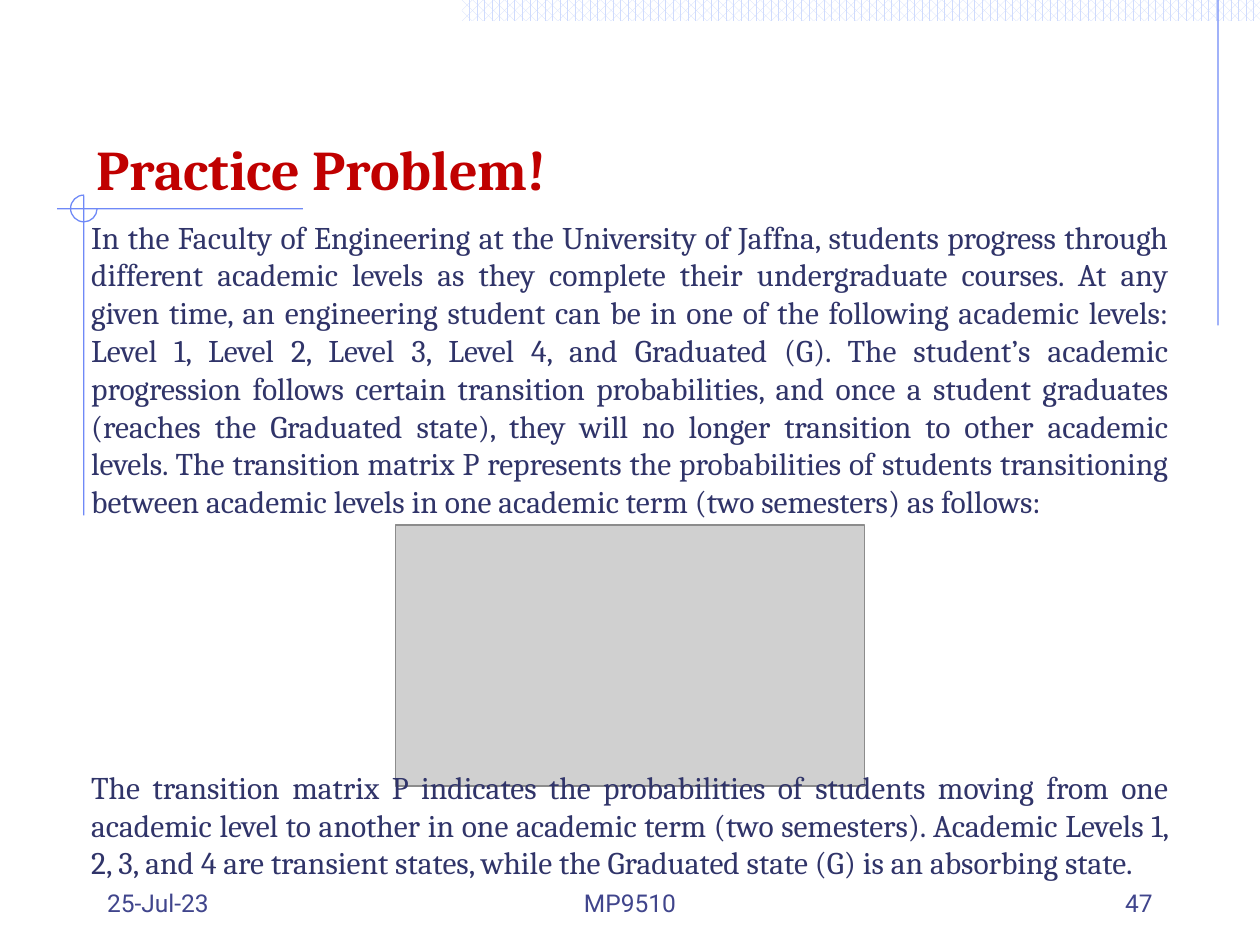
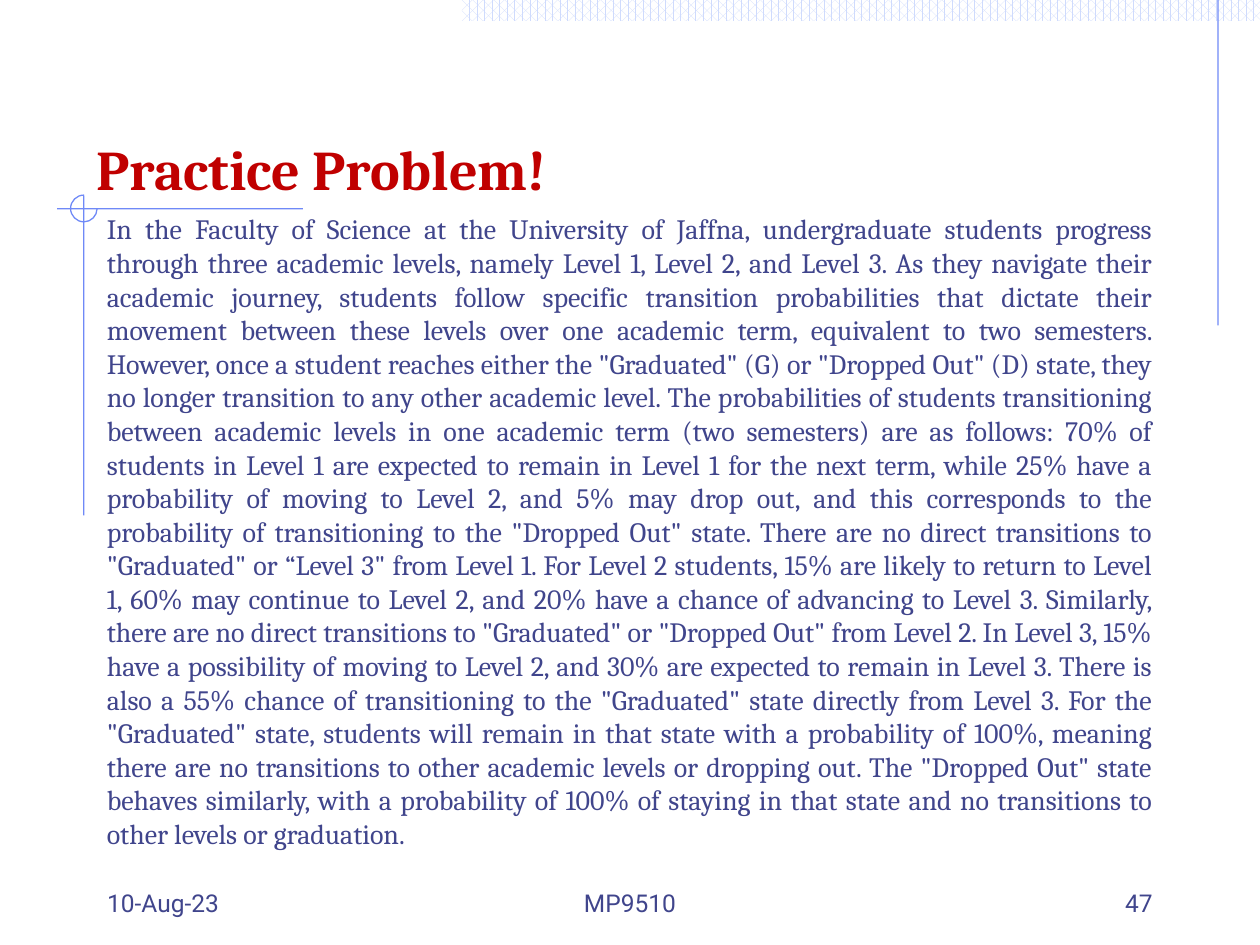
Before and after one commit to Mayooran1987/MC9510, a slide deck: slide 47 of Lect_3_Markov process.pptx. Drawn at 1260x945 pixels with LibreOffice and Linux fonts; fonts in the diff are those of the drawing; grey boxes stand for pictures. Boxes give left, top, right and bottom in pixels: in the first picture for what was removed or moved away, otherwise in the second. Text is boxed around its words. In the diff, an @@ line names an element or a change of style, - is before the commit and + after.

```diff
--- a/Lect_3_Markov process.pptx
+++ b/Lect_3_Markov process.pptx
@@ text at [107,219,1152,850]: text changed; size 18 to 16 pt; text colour #303469 to #40458C @@
-In the Faculty of Engineering at the University of Jaffna, students progress through different academic levels as they complete their undergraduate courses. At any given time, an engineering student can be in one of the following academic levels: Level 1, Level 2, Level 3, Level 4, and Graduated (G). The student’s academic progression follows certain transition probabilities, and once a student graduates (reaches the Graduated state), they will no longer transition to other academic levels. The transition matrix P represents the probabilities of students transitioning between academic levels in one academic term (two semesters) as follows:
-The transition matrix P indicates the probabilities of students moving from one academic level to another in one academic term (two semesters). Academic Levels 1, 2, 3, and 4 are transient states, while the Graduated state (G) is an absorbing state.
+In the Faculty of Science at the University of Jaffna, undergraduate students progress through three academic levels, namely Level 1, Level 2, and Level 3. As they navigate their academic journey, students follow specific transition probabilities that dictate their movement between these levels over one academic term, equivalent to two semesters. However, once a student reaches either the "Graduated" (G) or "Dropped Out" (D) state, they no longer transition to any other academic level. The probabilities of students transitioning between academic levels in one academic term (two semesters) are as follows: 70% of students in Level 1 are expected to remain in Level 1 for the next term, while 25% have a probability of moving to Level 2, and 5% may drop out, and this corresponds to the probability of transitioning to the "Dropped Out" state. There are no direct transitions to "Graduated" or “Level 3" from Level 1. For Level 2 students, 15% are likely to return to Level 1, 60% may continue to Level 2, and 20% have a chance of advancing to Level 3. Similarly, there are no direct transitions to "Graduated" or "Dropped Out" from Level 2. In Level 3, 15% have a possibility of moving to Level 2, and 30% are expected to remain in Level 3. There is also a 55% chance of transitioning to the "Graduated" state directly from Level 3. For the "Graduated" state, students will remain in that state with a probability of 100%, meaning there are no transitions to other academic levels or dropping out. The "Dropped Out" state behaves similarly, with a probability of 100% of staying in that state and no transitions to other levels or graduation.
@@ picture removed at [396,525,864,786] @@
@@ text at [107,894,219,917]: text changed @@
-25-Jul-23
+10-Aug-23
```
Also in this commit, not shown: 25 other slides changed.
